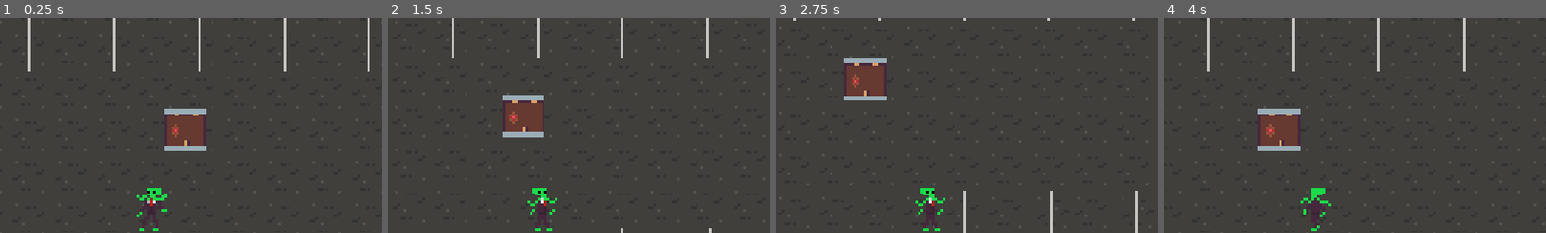
Above: before the commit, frames 1-4 (left to right).
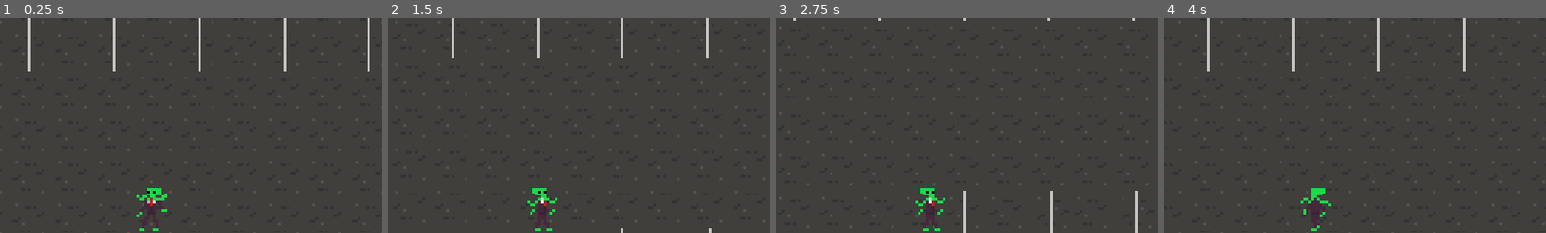
Above: after the commit, the same moments.

Repository: Flogah/alien_dad
Game: Godot game, scene res://scenes/main.tscn
The game is run twice, just before and just after one commit, with the same random seed, the same clock (stepped at 60 frames per second) and the same inputs.
Inputs:
- Up to frame 1 (0.25 s): no input
- Up to frame 2 (1.5 s): hold D (move_right) 0.53-1.28 s; hold Space (interact) 0.53-1.28 s; hold S (move_down) from 1.28 s (still down); tap Space (interact) at 1.35 s
- Up to frame 3 (2.75 s): release S (move_down) at 2.03 s; hold D (move_right) from 2.03 s (still down); hold Space (interact) from 2.03 s (still down)
- Up to frame 4 (4 s): release D (move_right) at 2.78 s; release Space (interact) at 2.78 s; hold W (move_up) 2.78-3.53 s; tap Space (interact) at 2.85 s; hold A (move_left) from 3.53 s (still down); hold Space (interact) from 3.53 s (still down)
The pictures show only the part of the screen within x 30-80%, y 0-50%; the shares and areas given below are measured in that part.

The runs differ from the first frame. In frame 1, 1.9% of the frame differs, in the area x 43-54%, y 42-62%; in frame 2, 1.8%; in frame 3, 1.9%; in frame 4, 1.9%, in the area x 24-36%, y 42-62%.

Commit message:
fixed broken pathing

Diff:
--- a/scenes/guard.gd
+++ b/scenes/guard.gd
@@ -74,13 +74,13 @@
 func find_player(body):
 	if body is Player and !player:
 		player = body
-		player.eating.connect(func(): perceives_player_as_threat = true)
+		player.eating.connect(see_threat)
 
 func lose_player(body):
 	if body is Player and player:
 		sees_player = false
 		perceives_player_as_threat = false
-		player.eating.disconnect(func(): perceives_player_as_threat = true)
+		player.eating.disconnect(see_threat)
 		player = null
 
 func die():
@@ -106,8 +106,12 @@
 		else:
 			sees_player = false
 			perceives_player_as_threat = false
-			player.eating.disconnect(func(): perceives_player_as_threat = true)
+			player.eating.disconnect(see_threat)
 			player = null
+
+func see_threat():
+	if player and sees_player:
+		perceives_player_as_threat = true
 
 func check_player_id():
 	var p_id:SecurityPass = player.get_id()
--- a/scenes/guard.tscn
+++ b/scenes/guard.tscn
@@ -6,8 +6,8 @@
 [ext_resource type="Texture2D" uid="uid://8shwb4drhm3c" path="res://assets/sprites/characters/vision_cone.png" id="3_rmy4q"]
 [ext_resource type="Script" uid="uid://djrc3ca55nyt8" path="res://scripts/state_machine/state_machine.gd" id="4_gn8tx"]
 [ext_resource type="Script" uid="uid://7xllfds2knkq" path="res://scenes/guard_states/idle.gd" id="5_gn8tx"]
-[ext_resource type="Script" uid="uid://b3jjbbsktl2id" path="res://scenes/guard_states/walk.gd" id="6_5dfqo"]
-[ext_resource type="Script" uid="uid://kund38qf4fcm" path="res://scenes/guard_states/attackwalk.gd" id="6_c4sgu"]
+[ext_resource type="Script" uid="uid://b3jjbbsktl2id" path="res://scenes/guard_states/attackwalk.gd" id="6_5dfqo"]
+[ext_resource type="Script" uid="uid://kund38qf4fcm" path="res://scenes/guard_states/walk.gd" id="6_c4sgu"]
 [ext_resource type="Script" uid="uid://dxujr7ho4ynwl" path="res://scenes/guard_states/dead.gd" id="7_ywdc2"]
 
 [sub_resource type="CapsuleShape2D" id="CapsuleShape2D_tbgi4"]
--- a/scenes/guard_states/attackwalk.gd
+++ b/scenes/guard_states/attackwalk.gd
@@ -3,17 +3,22 @@
 @export var enemy: Enemy
 
 func enter_state(_data: Dictionary = {}) -> void:
-	enemy.sprite.play("walk")
+	enemy.sprite.play("attack_walk")
 	enemy.nav_agent.target_reached.connect(on_target_reached)
 
 func physics_update(_delta: float) -> void:
-	var next_path_position = enemy.nav_agent.get_next_path_position()
-	var new_vel = (next_path_position - enemy.global_position).normalized()
-	enemy.velocity = new_vel * 5
-	enemy.last_move_direction = new_vel.normalized()
+	if enemy.player:
+		enemy.nav_agent.target_position = enemy.player.global_position
+		var next_path_position = enemy.nav_agent.get_next_path_position()
+		var new_vel = (next_path_position - enemy.global_position).normalized()
+		enemy.velocity = new_vel * 15
+		enemy.last_move_direction = new_vel.normalized()
+	else:
+		switch_state.emit("idle")
 	enemy.move_and_slide()
 
 func on_target_reached():
+	enemy.player.lose_skin()
 	switch_state.emit("idle")
 
 func exit_state() -> void:
--- a/scenes/guard_states/walk.gd
+++ b/scenes/guard_states/walk.gd
@@ -1,24 +1,26 @@
 extends State
 
 @export var enemy: Enemy
+var timer:float
 
 func enter_state(_data: Dictionary = {}) -> void:
-	enemy.sprite.play("attack_walk")
+	timer = randf_range(1.0, 2.0)
+	enemy.sprite.play("walk")
 	enemy.nav_agent.target_reached.connect(on_target_reached)
 
 func physics_update(_delta: float) -> void:
-	if enemy.player:
-		enemy.nav_agent.target_position = enemy.player.global_position
-		var next_path_position = enemy.nav_agent.get_next_path_position()
-		var new_vel = (next_path_position - enemy.global_position).normalized()
-		enemy.velocity = new_vel * 15
-		enemy.last_move_direction = new_vel.normalized()
-	else:
-		switch_state.emit("idle")
+
+	var next_path_position = enemy.nav_agent.get_next_path_position()
+	var new_vel = (next_path_position - enemy.global_position).normalized()
+	enemy.velocity = new_vel * 5
+	enemy.last_move_direction = new_vel.normalized()
 	enemy.move_and_slide()
 
+	timer -= _delta
+	if timer < 0.0:
+		on_target_reached()
+
 func on_target_reached():
-	enemy.player.lose_skin()
 	switch_state.emit("idle")
 
 func exit_state() -> void:
--- a/scenes/main.tscn
+++ b/scenes/main.tscn
@@ -39,13 +39,43 @@
 outlines = Array[PackedVector2Array]([PackedVector2Array(-8, -8, 8, -8, 8, 8, -8, 8)])
 agent_radius = 0.0
 
+[sub_resource type="NavigationPolygon" id="NavigationPolygon_a8y0u"]
+vertices = PackedVector2Array(8, 8, -8, 8, -8, -8, 8, -8)
+polygons = Array[PackedInt32Array]([PackedInt32Array(0, 1, 2, 3)])
+outlines = Array[PackedVector2Array]([PackedVector2Array(-8, -8, 8, -8, 8, 8, -8, 8)])
+agent_radius = 0.0
+
+[sub_resource type="NavigationPolygon" id="NavigationPolygon_jkv2x"]
+vertices = PackedVector2Array(8, 8, -8, 8, -8, -8, 8, -8)
+polygons = Array[PackedInt32Array]([PackedInt32Array(0, 1, 2, 3)])
+outlines = Array[PackedVector2Array]([PackedVector2Array(-8, -8, 8, -8, 8, 8, -8, 8)])
+agent_radius = 0.0
+
+[sub_resource type="NavigationPolygon" id="NavigationPolygon_jbj1t"]
+vertices = PackedVector2Array(8, 8, -8, 8, -8, -8, 8, -8)
+polygons = Array[PackedInt32Array]([PackedInt32Array(0, 1, 2, 3)])
+outlines = Array[PackedVector2Array]([PackedVector2Array(-8, -8, 8, -8, 8, 8, -8, 8)])
+agent_radius = 0.0
+
+[sub_resource type="NavigationPolygon" id="NavigationPolygon_muem4"]
+vertices = PackedVector2Array(8, 8, -8, 8, -8, -8, 8, -8)
+polygons = Array[PackedInt32Array]([PackedInt32Array(0, 1, 2, 3)])
+outlines = Array[PackedVector2Array]([PackedVector2Array(-8, -8, 8, -8, 8, 8, -8, 8)])
+agent_radius = 0.0
+
 [sub_resource type="NavigationPolygon" id="NavigationPolygon_ya4ey"]
 vertices = PackedVector2Array(8, 8, -8, 8, -8, -8, 8, -8)
 polygons = Array[PackedInt32Array]([PackedInt32Array(0, 1, 2, 3)])
 outlines = Array[PackedVector2Array]([PackedVector2Array(-8, -8, 8, -8, 8, 8, -8, 8)])
 agent_radius = 0.0
 
-[sub_resource type="NavigationPolygon" id="NavigationPolygon_eb6dy"]
+[sub_resource type="NavigationPolygon" id="NavigationPolygon_dp3eg"]
+vertices = PackedVector2Array(8, 8, -8, 8, -8, -8, 8, -8)
+polygons = Array[PackedInt32Array]([PackedInt32Array(0, 1, 2, 3)])
+outlines = Array[PackedVector2Array]([PackedVector2Array(-8, -8, 8, -8, 8, 8, -8, 8)])
+agent_radius = 0.0
+
+[sub_resource type="NavigationPolygon" id="NavigationPolygon_0ld40"]
 vertices = PackedVector2Array(8, 8, -8, 8, -8, -8, 8, -8)
 polygons = Array[PackedInt32Array]([PackedInt32Array(0, 1, 2, 3)])
 outlines = Array[PackedVector2Array]([PackedVector2Array(-8, -8, 8, -8, 8, 8, -8, 8)])
@@ -64,20 +94,20 @@
 4:0/0 = 0
 4:0/0/navigation_layer_0/polygon = SubResource("NavigationPolygon_tefeu")
 5:0/0 = 0
-5:0/0/navigation_layer_0/polygon = SubResource("NavigationPolygon_tefeu")
+5:0/0/navigation_layer_0/polygon = SubResource("NavigationPolygon_jkv2x")
 6:0/0 = 0
-6:0/0/navigation_layer_0/polygon = SubResource("NavigationPolygon_tefeu")
+6:0/0/navigation_layer_0/polygon = SubResource("NavigationPolygon_muem4")
 7:0/0 = 0
-7:0/0/navigation_layer_0/polygon = SubResource("NavigationPolygon_tefeu")
+7:0/0/navigation_layer_0/polygon = SubResource("NavigationPolygon_dp3eg")
 7:1/0 = 0
-7:1/0/navigation_layer_0/polygon = SubResource("NavigationPolygon_eb6dy")
+7:1/0/navigation_layer_0/polygon = SubResource("NavigationPolygon_0ld40")
 6:1/0 = 0
 6:1/0/physics_layer_0/polygon_0/points = PackedVector2Array(-8, -8, 8, -8, 8, 8, -8, 8)
 6:1/0/navigation_layer_0/polygon = SubResource("NavigationPolygon_ya4ey")
 5:1/0 = 0
-5:1/0/navigation_layer_0/polygon = SubResource("NavigationPolygon_tipki")
+5:1/0/navigation_layer_0/polygon = SubResource("NavigationPolygon_jbj1t")
 4:1/0 = 0
-4:1/0/navigation_layer_0/polygon = SubResource("NavigationPolygon_tipki")
+4:1/0/navigation_layer_0/polygon = SubResource("NavigationPolygon_a8y0u")
 3:1/0 = 0
 3:1/0/navigation_layer_0/polygon = SubResource("NavigationPolygon_tipki")
 2:1/0 = 0
@@ -86,6 +116,18 @@
 1:1/0/navigation_layer_0/polygon = SubResource("NavigationPolygon_tipki")
 0:1/0 = 0
 0:1/0/navigation_layer_0/polygon = SubResource("NavigationPolygon_tipki")
+
+[sub_resource type="NavigationPolygon" id="NavigationPolygon_gqmmt"]
+vertices = PackedVector2Array(8, 8, -8, 8, -8, -8, 8, -8)
+polygons = Array[PackedInt32Array]([PackedInt32Array(0, 1, 2, 3)])
+outlines = Array[PackedVector2Array]([PackedVector2Array(-8, -8, 8, -8, 8, 8, -8, 8)])
+agent_radius = 0.0
+
+[sub_resource type="NavigationPolygon" id="NavigationPolygon_yc10j"]
+vertices = PackedVector2Array(8, 8, -8, 8, -8, -8, 8, -8)
+polygons = Array[PackedInt32Array]([PackedInt32Array(0, 1, 2, 3)])
+outlines = Array[PackedVector2Array]([PackedVector2Array(-8, -8, 8, -8, 8, 8, -8, 8)])
+agent_radius = 0.0
 
 [sub_resource type="TileSetAtlasSource" id="TileSetAtlasSource_tipki"]
 texture = ExtResource("4_o6xl0")
@@ -100,9 +142,23 @@
 4:0/0 = 0
 4:0/0/physics_layer_0/polygon_0/points = PackedVector2Array(-8, -8, 8, -8, 8, 8, -8, 8, -8, 8)
 5:0/0 = 0
+5:0/0/navigation_layer_0/polygon = SubResource("NavigationPolygon_gqmmt")
 6:0/0 = 0
+6:0/0/navigation_layer_0/polygon = SubResource("NavigationPolygon_yc10j")
 7:0/0 = 0
 7:0/0/physics_layer_0/polygon_0/points = PackedVector2Array(-8, -8, 8, -8, 8, 8, -8, 8)
+
+[sub_resource type="NavigationPolygon" id="NavigationPolygon_jscy8"]
+vertices = PackedVector2Array(8, 8, -8, 8, -8, -8, 8, -8)
+polygons = Array[PackedInt32Array]([PackedInt32Array(0, 1, 2, 3)])
+outlines = Array[PackedVector2Array]([PackedVector2Array(-8, -8, 8, -8, 8, 8, -8, 8)])
+agent_radius = 0.0
+
+[sub_resource type="NavigationPolygon" id="NavigationPolygon_pm3ni"]
+vertices = PackedVector2Array(8, 8, -8, 8, -8, -8, 8, -8)
+polygons = Array[PackedInt32Array]([PackedInt32Array(0, 1, 2, 3)])
+outlines = Array[PackedVector2Array]([PackedVector2Array(-8, -8, 8, -8, 8, 8, -8, 8)])
+agent_radius = 0.0
 
 [sub_resource type="TileSetAtlasSource" id="TileSetAtlasSource_85g3d"]
 texture = ExtResource("5_o6xl0")
@@ -112,33 +168,53 @@
 0:0/animation_frame_2/duration = 0.2
 0:0/animation_frame_3/duration = 0.2
 0:0/0 = 0
+0:0/0/navigation_layer_0/polygon = SubResource("NavigationPolygon_jscy8")
 0:1/animation_columns = 4
 0:1/animation_frame_0/duration = 0.2
 0:1/animation_frame_1/duration = 0.2
 0:1/animation_frame_2/duration = 0.2
 0:1/animation_frame_3/duration = 0.2
 0:1/0 = 0
+0:1/0/navigation_layer_0/polygon = SubResource("NavigationPolygon_pm3ni")
+
+[sub_resource type="NavigationPolygon" id="NavigationPolygon_y6deb"]
+vertices = PackedVector2Array(8, 8, -8, 8, -8, -8, 8, -8)
+polygons = Array[PackedInt32Array]([PackedInt32Array(0, 1, 2, 3)])
+outlines = Array[PackedVector2Array]([PackedVector2Array(-8, -8, 8, -8, 8, 8, -8, 8)])
+agent_radius = 0.0
 
 [sub_resource type="TileSetAtlasSource" id="TileSetAtlasSource_choun"]
 texture = ExtResource("6_ya4ey")
 0:0/0 = 0
 1:0/0 = 0
 2:0/0 = 0
+2:0/0/navigation_layer_0/polygon = SubResource("NavigationPolygon_y6deb")
+
+[sub_resource type="NavigationPolygon" id="NavigationPolygon_og1vs"]
+vertices = PackedVector2Array(8, 8, -8, 8, -8, -8, 8, -8)
+polygons = Array[PackedInt32Array]([PackedInt32Array(0, 1, 2, 3)])
+outlines = Array[PackedVector2Array]([PackedVector2Array(-8, -8, 8, -8, 8, 8, -8, 8)])
+agent_radius = 0.0
 
 [sub_resource type="TileSetAtlasSource" id="TileSetAtlasSource_trceg"]
 texture = ExtResource("7_eb6dy")
 0:0/0 = 0
+0:0/0/navigation_layer_0/polygon = SubResource("NavigationPolygon_og1vs")
 1:0/0 = 0
+1:0/0/navigation_layer_0/polygon = SubResource("NavigationPolygon_og1vs")
 2:0/0 = 0
+2:0/0/navigation_layer_0/polygon = SubResource("NavigationPolygon_og1vs")
 3:0/0 = 0
+3:0/0/navigation_layer_0/polygon = SubResource("NavigationPolygon_og1vs")
 4:0/0 = 0
+4:0/0/navigation_layer_0/polygon = SubResource("NavigationPolygon_og1vs")
 
 [sub_resource type="TileSetAtlasSource" id="TileSetAtlasSource_jkv2x"]
 texture = ExtResource("8_trceg")
 0:0/0 = 0
-0:0/0/physics_layer_0/polygon_0/points = PackedVector2Array(-8, -8, 8, -8, 8, 8, -8, 8)
+0:0/0/physics_layer_0/polygon_0/points = PackedVector2Array(-8, -8, 8, -8, 8, 1.9571238, -1.957124, 1.9884381, -1.9884377, 8, -8, 8)
 1:0/0 = 0
-1:0/0/physics_layer_0/polygon_0/points = PackedVector2Array(-8, -8, 8, -8, 8, 8, -8, 8)
+1:0/0/physics_layer_0/polygon_0/points = PackedVector2Array(-8, -8, 8, -8, 8, 1.9571238, -8, 1.9801674)
 2:0/0 = 0
 2:0/0/physics_layer_0/polygon_0/points = PackedVector2Array(-8, -8, 8, -8, 8, 8, -8, 8)
 3:0/0 = 0
@@ -185,7 +261,7 @@
 [sub_resource type="TileSetAtlasSource" id="TileSetAtlasSource_muem4"]
 texture = ExtResource("9_a8y0u")
 0:0/0 = 0
-0:0/0/physics_layer_0/polygon_0/points = PackedVector2Array(-8, -8, 8, -8, 8, 8, -8, 8)
+0:0/0/physics_layer_0/polygon_0/points = PackedVector2Array(-8, -8, 8, -8, 8, 1.017704, -8, 1.0107765)
 
 [sub_resource type="TileSet" id="TileSet_iwtcp"]
 physics_layer_0/collision_layer = 1
@@ -446,12 +522,6 @@
 rotation = -1.5707964
 security_level = SubResource("Resource_tefeu")
 
-[node name="Door20" parent="level1/Doors/NoSecDoors" unique_id=1638617267 instance=ExtResource("6_tipki")]
-position = Vector2(-142, 358)
-rotation = -1.5707964
-security_level = SubResource("Resource_tefeu")
-locked = true
-
 [node name="Door2" parent="level1/Doors/NoSecDoors" unique_id=752425474 instance=ExtResource("6_tipki")]
 position = Vector2(312, 8)
 rotation = -1.5707964
Not shown, changed: scenes/guard_states/attackwalk.gd.uid
Not shown, changed: scenes/guard_states/walk.gd.uid
